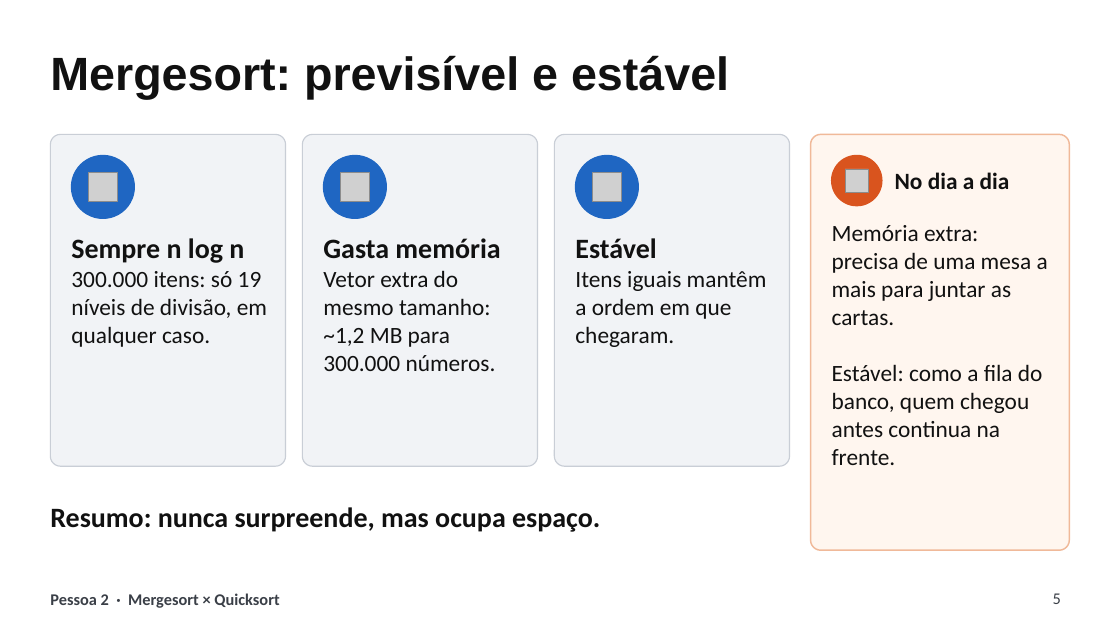
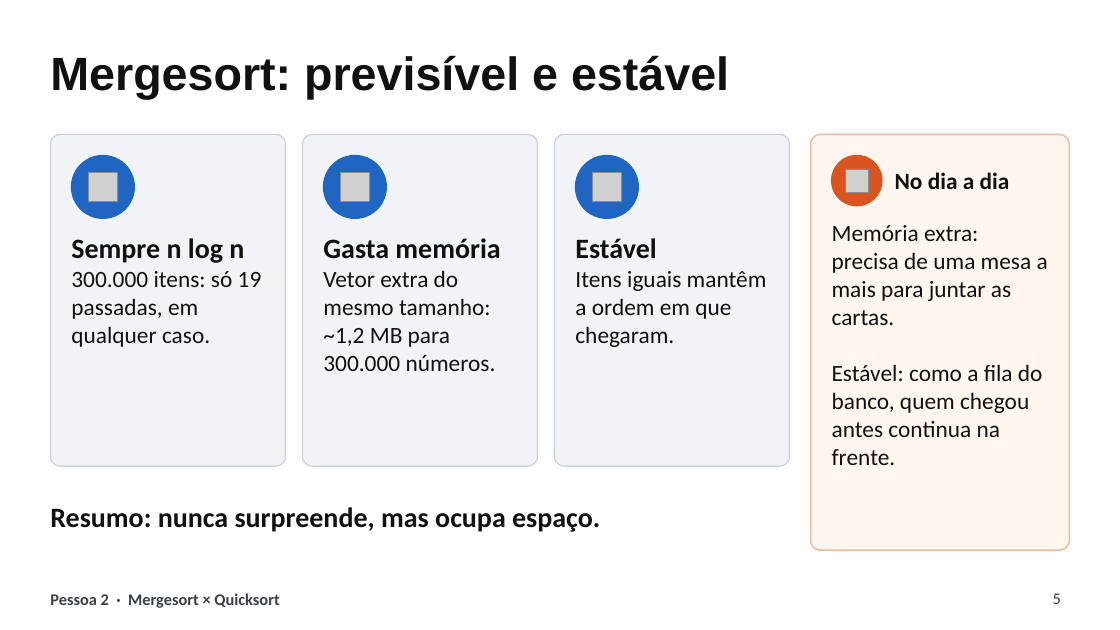
Before and after one commit to guint3r/Trabalho_Simulador_OS, a slide deck: slide 5 of trabalho_ordenacao/apresentacao/slides.pptx. Drawn at 1120x630 pixels with LibreOffice and Linux fonts; fonts in the diff are those of the drawing; grey boxes stand for pictures. Boxes give left, top, right and bottom in pixels: in the first picture for what was removed or moved away, otherwise in the second. Text is boxed around its words. In the diff, an @@ line names an element or a change of style, - is before the commit and + after.

```diff
--- a/trabalho_ordenacao/apresentacao/slides.pptx
+++ b/trabalho_ordenacao/apresentacao/slides.pptx
@@ text at (x1=71, y1=271, x2=262, y2=347): text changed @@
-300.000 itens: só 19 níveis de divisão, em qualquer caso.
+300.000 itens: só 19 passadas, em qualquer caso.
```
Also in this commit, not shown: 8 other slides changed, 31 other files.
